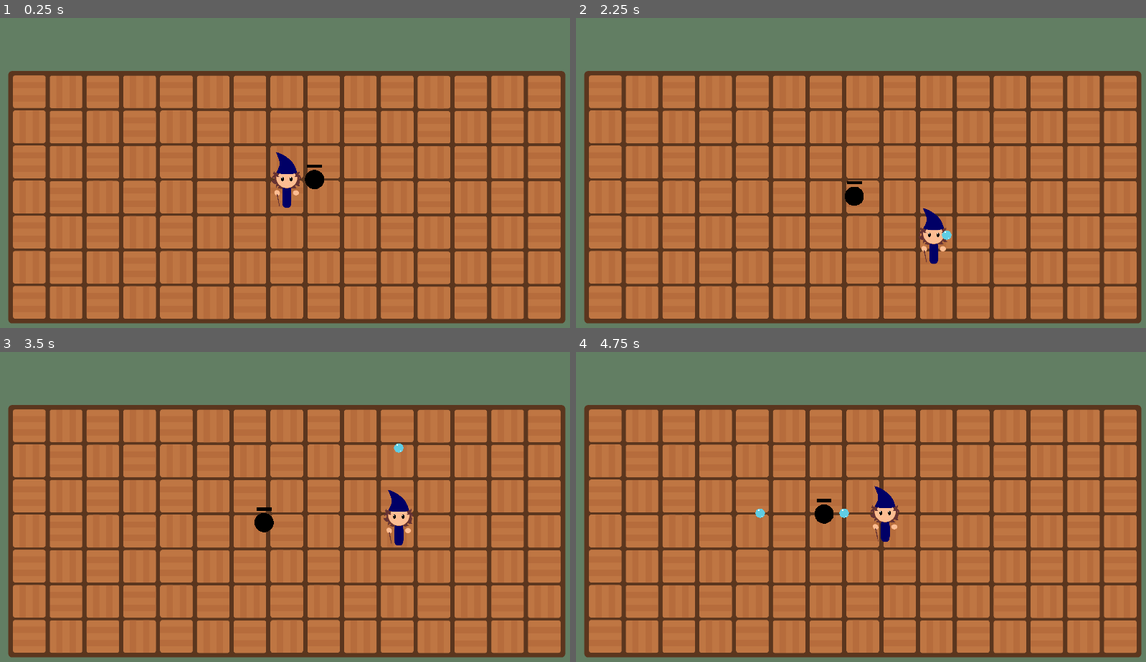
Above: before the commit, frames 1-4 (two rows, left to right).
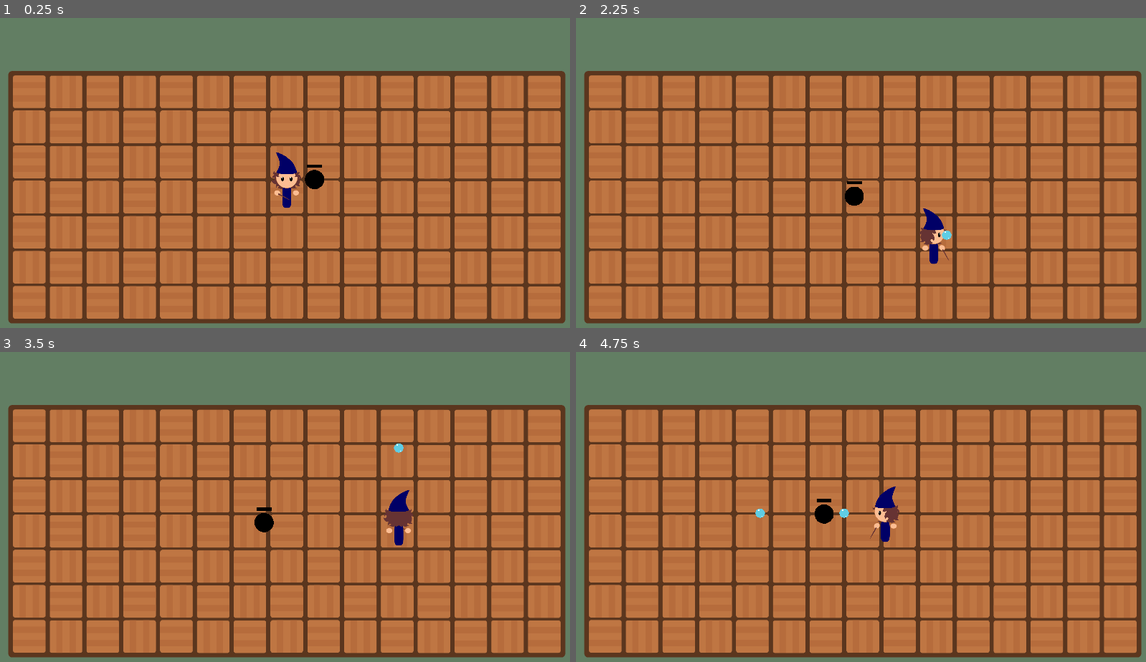
Above: after the commit, the same moments.

Repository: Fr33yr/GGJ-2025-Bolle
Game: Godot game, scene res://scenes/main.tscn
Same seed, same stepped clock (60 frames per second), same inputs: the game is played once before the commit and once after it.
Inputs (mouse positions are in pixels of both pictures, inside the frame that each line leads up to):
- Up to frame 1 (0.25 s): no input
- Up to frame 2 (2.25 s): tap Enter at 0.5 s; move the mouse to (986, 163) at 0.52 s; hold Right (move_right) 0.53-1.28 s; click (986, 163) at 0.6 s; move the mouse to (747, 194) at 1.27 s; hold Down (move_down) 1.28-2.03 s; click (747, 194) at 1.35 s; move the mouse to (918, 107) at 2.02 s; hold Right (move_right) from 2.03 s (still down); click (918, 107) at 2.1 s
- Up to frame 3 (3.5 s): move the mouse to (256, 578) at 2.77 s; release Right (move_right) at 2.78 s; hold Up (move_up) from 2.78 s (still down); click (256, 578) at 2.85 s
- Up to frame 4 (4.75 s): move the mouse to (1037, 562) at 3.52 s; release Up (move_up) at 3.53 s; hold Left (move_left) from 3.53 s (still down); click (1037, 562) at 3.6 s; move the mouse to (690, 463) at 4.27 s; click (690, 463) at 4.35 s

The runs differ from the first frame. In frame 1, less than 0.1% of the frame differs, in the area x 47-53%, y 43-62%; in frame 2, 0.1%; in frame 3, 0.2%, in the area x 67-73%, y 44-63%; in frame 4, 0.2%.

Commit message:
player animations -walking animations

Diff:
--- a/scenes/player.tscn
+++ b/scenes/player.tscn
@@ -1,20 +1,87 @@
-[gd_scene load_steps=6 format=3 uid="uid://bkomlwalru0he"]
+[gd_scene load_steps=13 format=3 uid="uid://bkomlwalru0he"]
 
 [ext_resource type="Script" path="res://scripts/player.gd" id="1_7qk1q"]
-[ext_resource type="Texture2D" uid="uid://dh8o4mtwvq7i1" path="res://assets/player/Mago Ataque Frente.png" id="2_qm3bw"]
 [ext_resource type="Script" path="res://scripts/muzzle.gd" id="3_0xgp6"]
+[ext_resource type="Texture2D" uid="uid://dv22hgkcpu350" path="res://assets/player/Mago Ataque Izquierda.png" id="4_hvfmd"]
 [ext_resource type="AudioStream" uid="uid://d27dhwj21o33e" path="res://sound/SFX/burbuja.wav" id="4_iiddu"]
+[ext_resource type="Texture2D" uid="uid://c0ogcxys26h2" path="res://assets/player/Mago Ataque Derecha.png" id="5_5lkdt"]
+[ext_resource type="Texture2D" uid="uid://ycndahmqeyur" path="res://assets/player/Mago Frente.png" id="5_apsif"]
+[ext_resource type="Texture2D" uid="uid://dod4yvrn0wry0" path="res://assets/player/Mago Izquierda.png" id="5_l7nea"]
+[ext_resource type="Texture2D" uid="uid://btyphcjfxqbcl" path="res://assets/player/Mago Ataque Detras.png" id="6_5yggg"]
+[ext_resource type="Texture2D" uid="uid://n5kjfkwtvqp2" path="res://assets/player/Mago Detras.png" id="6_xfwyb"]
+[ext_resource type="Texture2D" uid="uid://c7i3bijitkv5r" path="res://assets/player/Mago Derecha.png" id="7_kbna6"]
 
 [sub_resource type="CapsuleShape2D" id="CapsuleShape2D_1exfe"]
 radius = 30.0
 height = 230.0
 
+[sub_resource type="SpriteFrames" id="SpriteFrames_2l8vg"]
+animations = [{
+"frames": [{
+"duration": 1.0,
+"texture": ExtResource("5_l7nea")
+}, {
+"duration": 1.0,
+"texture": ExtResource("4_hvfmd")
+}, {
+"duration": 1.0,
+"texture": ExtResource("5_l7nea")
+}],
+"loop": true,
+"name": &"atk_left",
+"speed": 15.0
+}, {
+"frames": [{
+"duration": 1.0,
+"texture": ExtResource("5_5lkdt")
+}],
+"loop": true,
+"name": &"atk_right",
+"speed": 5.0
+}, {
+"frames": [{
+"duration": 1.0,
+"texture": ExtResource("6_5yggg")
+}],
+"loop": true,
+"name": &"atk_top",
+"speed": 5.0
+}, {
+"frames": [{
+"duration": 1.0,
+"texture": ExtResource("5_apsif")
+}],
+"loop": true,
+"name": &"idle",
+"speed": 5.0
+}, {
+"frames": [{
+"duration": 1.0,
+"texture": ExtResource("7_kbna6")
+}],
+"loop": true,
+"name": &"walk",
+"speed": 5.0
+}, {
+"frames": [{
+"duration": 1.0,
+"texture": ExtResource("5_apsif")
+}],
+"loop": true,
+"name": &"walk_down",
+"speed": 5.0
+}, {
+"frames": [{
+"duration": 1.0,
+"texture": ExtResource("6_xfwyb")
+}],
+"loop": true,
+"name": &"walk_up",
+"speed": 5.0
+}]
+
 [node name="Player" type="CharacterBody2D"]
 script = ExtResource("1_7qk1q")
-
-[node name="Sprite2D" type="Sprite2D" parent="."]
-texture_filter = 1
-texture = ExtResource("2_qm3bw")
 
 [node name="CollisionShape2D" type="CollisionShape2D" parent="."]
 position = Vector2(0, 40)
@@ -28,3 +95,7 @@
 [node name="AudioStreamPlayer2D" type="AudioStreamPlayer2D" parent="."]
 stream = ExtResource("4_iiddu")
 bus = &"SFX"
+
+[node name="AnimatedSprite2D" type="AnimatedSprite2D" parent="."]
+sprite_frames = SubResource("SpriteFrames_2l8vg")
+animation = &"walk_down"
--- a/scripts/player.gd
+++ b/scripts/player.gd
@@ -2,7 +2,7 @@
 
 signal bubble_shot
 
-@onready var sprite_2d = $Sprite2D
+@onready var character_animated_sprite = $AnimatedSprite2D
 @onready var bubble = $"../Bubble"
 @onready var muzzle = $Muzzle
 @onready var audio_player = $AudioStreamPlayer2D
@@ -22,12 +22,26 @@
 	character_direction.x = Input.get_axis("move_left", "move_right")
 	character_direction.y = Input.get_axis("move_up", "move_down")
 	character_direction = character_direction.normalized()
+	print(character_direction)
+
+	if character_direction.x > 0:
+		character_animated_sprite.play("walk")
+		character_animated_sprite.flip_h = false
+	elif character_direction.x < 0:
+		character_animated_sprite.play("walk")
+		character_animated_sprite.flip_h = true
+
+	if character_direction.y < 0:
+		character_animated_sprite.play("walk_up")
+	if character_direction.y > 0:
+		character_animated_sprite.play("walk_down")
 
 	if character_direction != Vector2.ZERO:
 		velocity = character_direction.normalized() * move_speed
 		aim_direction = character_direction
 	else:
 		velocity = velocity.move_toward(Vector2.ZERO, friction * delta) * Vector2.ZERO
+		character_animated_sprite.play("idle")
 
 	move_and_slide()
 
Not shown: 1 places in scenes/enemy.tscn that only renumber resources
